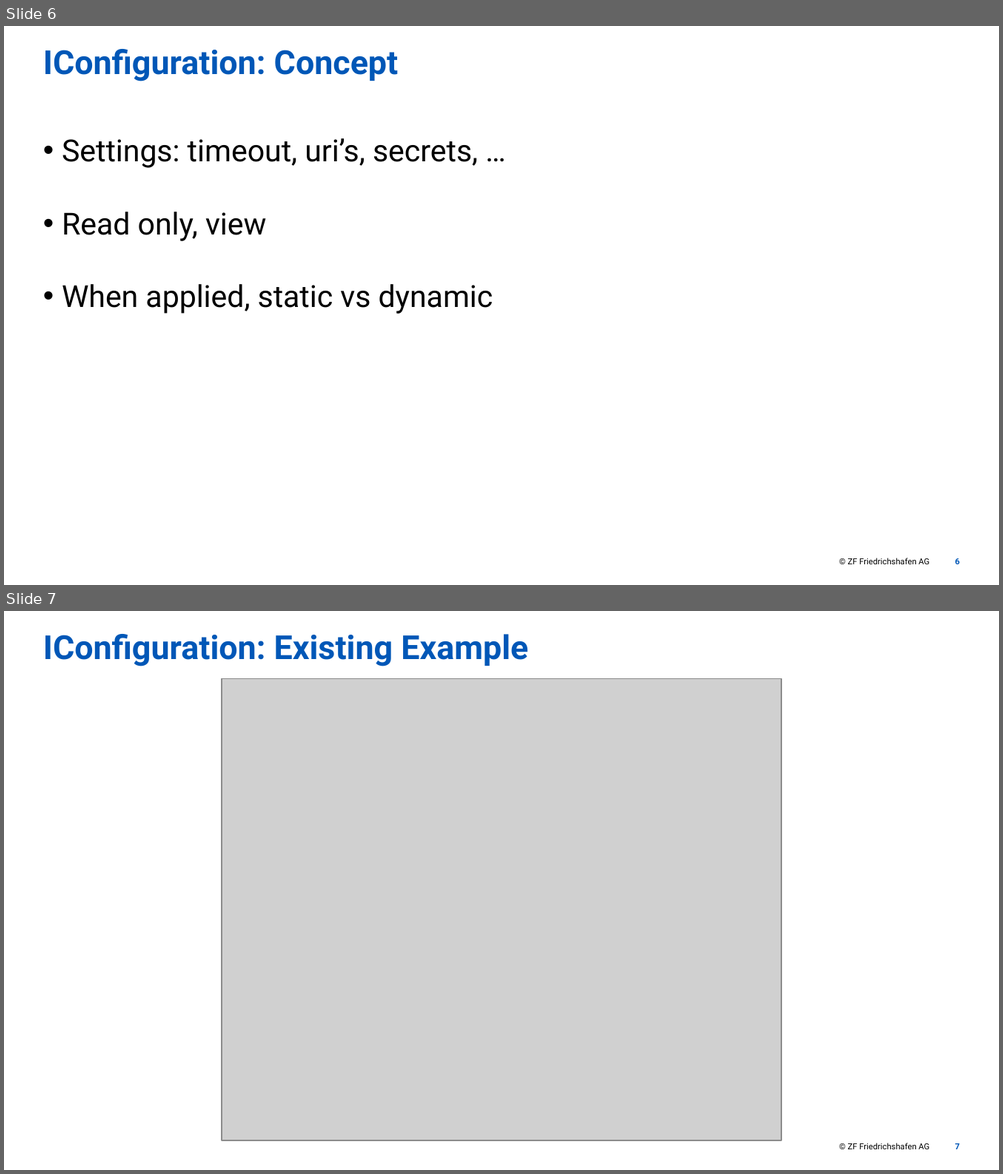
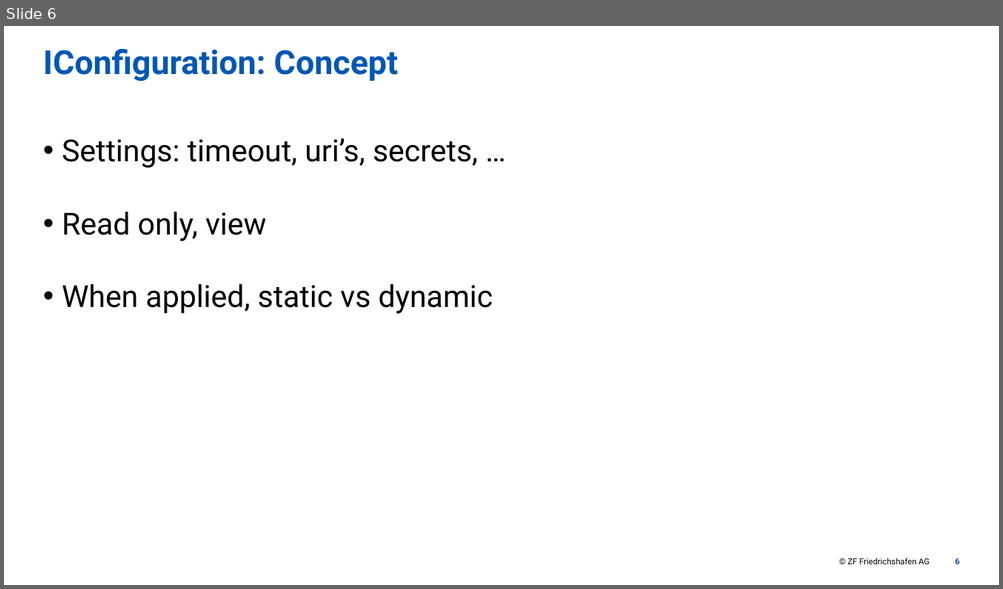
Before and after one commit to PhbsSmn/configuration-and-options, a slide deck: slides/presentation.pptx. Shown one above the other, each under a label of ours: slides 6 and 7 before the commit, slide 6 after it. The pictures are 1003x1174 and 1003x589 pixels, drawn with LibreOffice and Linux fonts; fonts in the diff are those of the drawing; grey boxes stand for pictures; background and template pictures are left out. Boxes give left, top, right and bottom in pixels: in the first picture for what was removed or moved away, otherwise in the second. Text is boxed around its words. In the diff, an @@ line names an element or a change of style, - is before the commit and + after.

Commit message:
remove a meaning less slide

```diff
--- a/slides/presentation.pptx
+++ b/slides/presentation.pptx
@@ slide 7 removed at (4, 611, 999, 1170), background #FFFFFF; not listed: 1 template element that a slide beside it also shows @@
@@ title removed at (43, 634, 528, 667) @@
-IConfiguration: Existing Example
@@ picture removed at (222, 678, 782, 1141) @@
@@ page number removed at (955, 1144, 959, 1150) @@
-7
```
